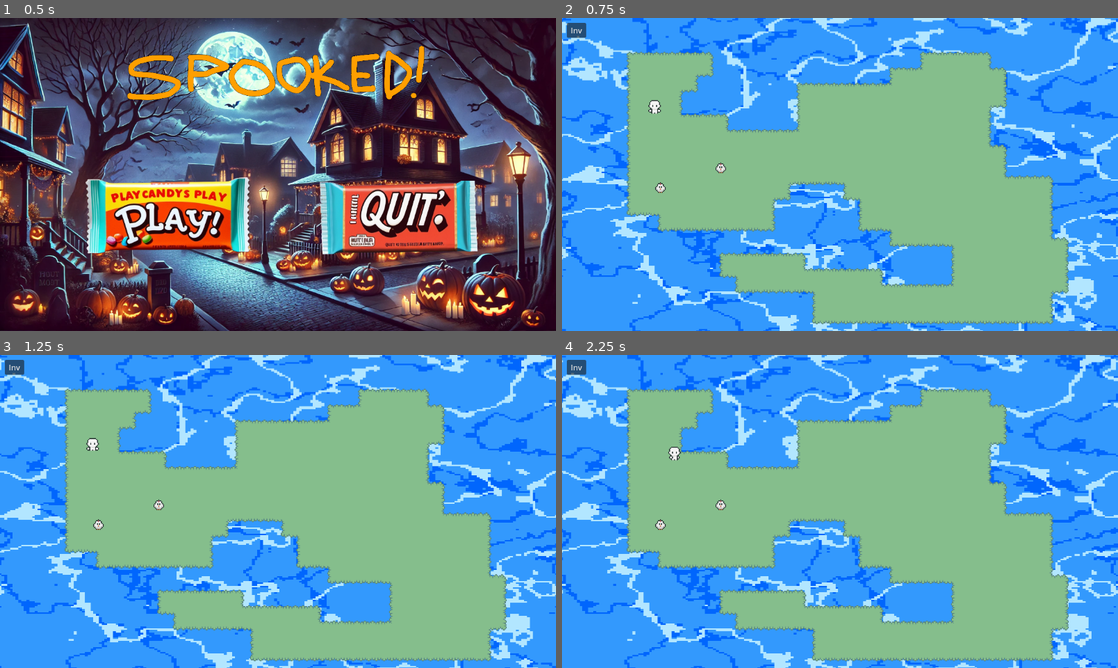
Above: before the commit, frames 1-4 (two rows, left to right).
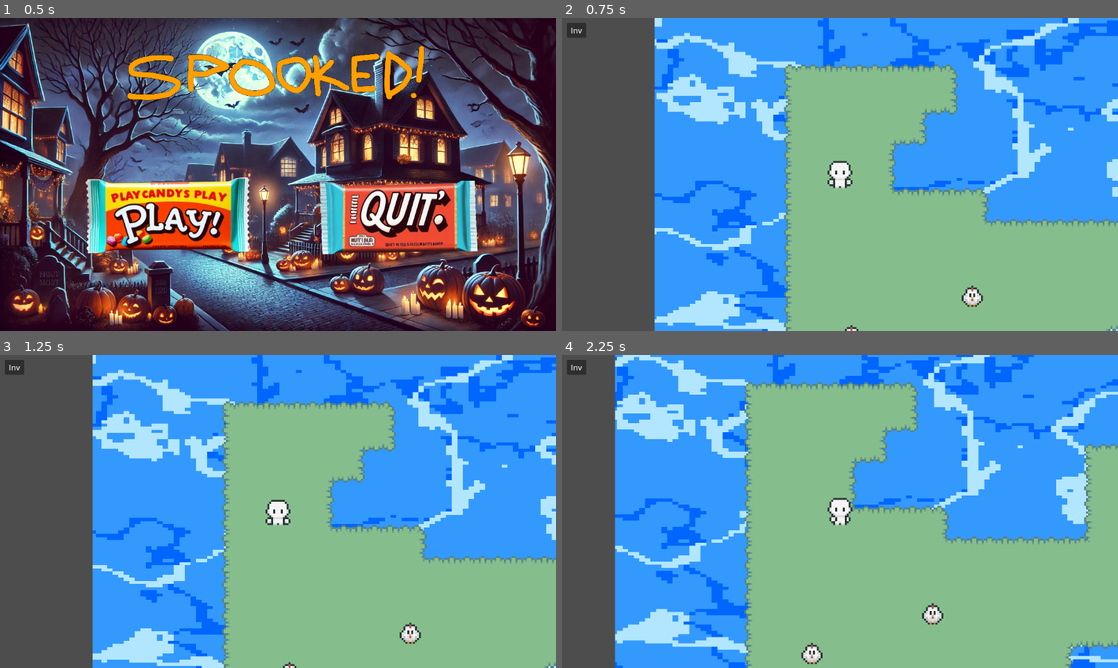
Above: after the commit, the same moments.

Repository: coryo12345/simple-godot-intro
Game: Godot game, scene res://scenes/MainMenu/main_menu.tscn
The game is run twice, just before and just after one commit, with the same random seed, the same clock (stepped at 60 frames per second) and the same inputs.
Inputs (mouse positions are in pixels of both pictures, inside the frame that each line leads up to):
- Up to frame 1 (0.5 s): no input
- Up to frame 2 (0.75 s): click (728, 215) at 0.5 s
- Up to frame 3 (1.25 s): no input
- Up to frame 4 (2.25 s): move the mouse to (962, 495) at 1.27 s; hold D (move_right) 1.28-2.03 s; tap Space (interact) at 1.35, 2.1 s; click (962, 495) at 1.42 s; move the mouse to (728, 527) at 2.02 s; hold S (move_down) from 2.03 s (still down)

Frame 1 is identical in both runs. In frame 2, 61% of the frame differs, in the area x 0-100%, y 0-100%; in frame 3, 61%; in frame 4, 62%.

Commit message:
attach camera to player

Diff:
--- a/scenes/Character/character.tscn
+++ b/scenes/Character/character.tscn
@@ -40,5 +40,8 @@
 position = Vector2(0, 16)
 shape = SubResource("RectangleShape2D_0dleo")
 
+[node name="Camera2D" type="Camera2D" parent="."]
+zoom = Vector2(2, 2)
+
 [connection signal="area_entered" from="InteractDetector" to="InteractDetector" method="_on_area_entered"]
 [connection signal="area_exited" from="InteractDetector" to="InteractDetector" method="_on_area_exited"]
--- a/scenes/MainGame.tscn
+++ b/scenes/MainGame.tscn
@@ -6,10 +6,6 @@
 [ext_resource type="PackedScene" uid="uid://6t22ws330rqj" path="res://scenes/UI/MainText/main_text_ui.tscn" id="6_tqb45"]
 
 [node name="Root" type="Node2D"]
-
-[node name="Camera2D" type="Camera2D" parent="."]
-scale = Vector2(-2950.62, 531.918)
-anchor_mode = 0
 
 [node name="World" parent="." instance=ExtResource("1_3i355")]
 
--- a/scenes/World.tscn
+++ b/scenes/World.tscn
@@ -39,11 +39,11 @@
 tile_map_data = PackedByteArray("AAAEAAMAAAAAAAEAAAAFAAQAAAABAAEAAAAFAAMAAAABAAEAAAAHAAQAAAAFAAEAAAAHAAUAAAACAAEAAAAGAA …(5552 unchanged characters)…
 tile_set = ExtResource("2_8vvr1")
 
-[node name="Character" parent="." instance=ExtResource("3_3lw2g")]
-position = Vector2(96, 92)
-
 [node name="Chicken" parent="." instance=ExtResource("4_5nklt")]
 position = Vector2(164.5, 155)
 
 [node name="Chicken2" parent="." instance=ExtResource("4_5nklt")]
 position = Vector2(102, 175.5)
+
+[node name="Character" parent="." instance=ExtResource("3_3lw2g")]
+position = Vector2(96, 92)
